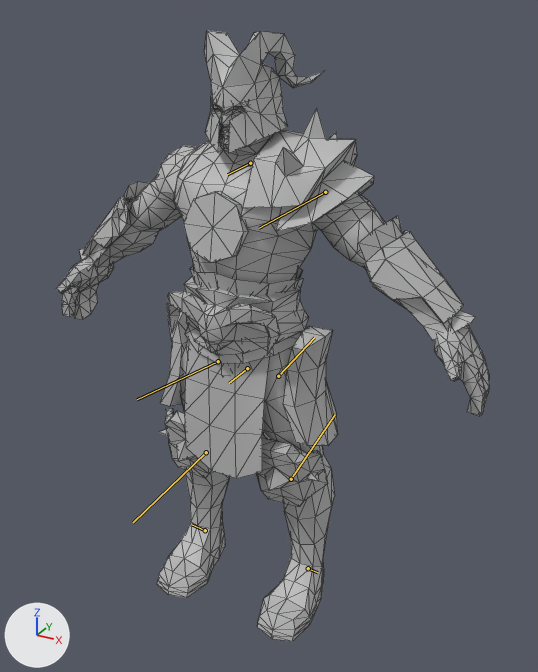
Two versions of the FBX model FBX/worrior.fbx, one commit apart.
Rendered twice from a 50 mm camera at (0.0153, -0.0253, 0.0269) aimed at (0.001, 0.0006, 0.0139). The axes (+X, +Y, +Z) are drawn at lower left. The lights are the same throughout. The bones that change are drawn over the model as lines. Mesh edges are drawn as thin lines.

Objects in the first picture: 'Worrior'.
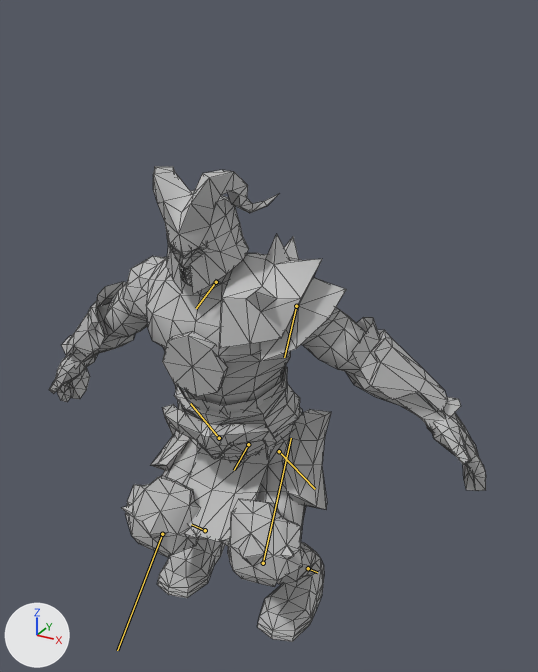
The newer file adds an action. The first version stands in its rest pose; the second is drawn at frame 56 of the action 'jump'.

Location of each change, (x1, y1, x2, y2) in pixels of the pictures (538 x 672 px):
'Worrior', posed (22% shorter)
    before: (56, 30, 489, 642)
    after: (49, 166, 486, 642)
bone 'QuickRigCharacter_Hips', root to tip
    before: (247, 368) to (229, 383)
    after: (248, 444) to (234, 470)
bone 'QuickRigCharacter_LeftUpLeg', root to tip
    before: (278, 376) to (314, 337)
    after: (279, 451) to (315, 489)
bone 'QuickRigCharacter_LeftLeg', root to tip
    before: (291, 479) to (335, 414)
    after: (263, 563) to (291, 438)
bone 'QuickRigCharacter_RightUpLeg', root to tip
    before: (218, 361) to (137, 399)
    after: (219, 438) to (190, 403)
bone 'QuickRigCharacter_RightLeg', root to tip
    before: (206, 452) to (133, 522)
    after: (162, 534) to (117, 650)
bone 'QuickRigCharacter_LeftArm', root to tip
    before: (325, 192) to (259, 228)
    after: (296, 306) to (284, 357)
bone 'QuickRigCharacter_Neck', root to tip
    before: (250, 163) to (227, 174)
    after: (216, 282) to (196, 308)

The change, as a diff of the scene's bpy script:
```diff
--- a/FBX/worrior.fbx.py
+++ b/FBX/worrior.fbx.py
@@ bone_quickrigcharacter_hips @@
 bone_quickrigcharacter_hips = bpy.data.objects['Armature'].pose.bones['QuickRigCharacter_Hips']  # child of 'QuickRigCharacter_Reference'
-bone_quickrigcharacter_hips.location = (0.0, 0.0, 0.0)
-bone_quickrigcharacter_hips.rotation_quaternion = (1.0, 0.0, 0.0, 0.0)  # degrees (0, 0, 0)
+bone_quickrigcharacter_hips.location = (-0.402, 0.002, 0.0)
+bone_quickrigcharacter_hips.rotation_quaternion = (0.988, 0.038, 0.006, 0.15)  # degrees (4, 0, 17)
@@ bone_quickrigcharacter_leftupleg @@
 bone_quickrigcharacter_leftupleg = bpy.data.objects['Armature'].pose.bones['QuickRigCharacter_LeftUpLeg']  # child of 'QuickRigCharacter_Hips'
-bone_quickrigcharacter_leftupleg.rotation_quaternion = (1.0, 0.0, 0.0, 0.0)  # degrees (0, 0, 0)
+bone_quickrigcharacter_leftupleg.rotation_quaternion = (0.835, 0.006, -0.012, -0.551)  # degrees (1, -1, -67)
@@ bone_quickrigcharacter_leftleg @@
 bone_quickrigcharacter_leftleg = bpy.data.objects['Armature'].pose.bones['QuickRigCharacter_LeftLeg']  # child of 'QuickRigCharacter_LeftUpLeg'
-bone_quickrigcharacter_leftleg.rotation_quaternion = (1.0, 0.0, 0.0, 0.0)  # degrees (0, 0, 0)
+bone_quickrigcharacter_leftleg.rotation_quaternion = (0.684, 0.027, 0.105, 0.722)  # degrees (11, 6, 94)
@@ bone_quickrigcharacter_leftfoot @@
 bone_quickrigcharacter_leftfoot = bpy.data.objects['Armature'].pose.bones['QuickRigCharacter_LeftFoot']  # child of 'QuickRigCharacter_LeftLeg'
-bone_quickrigcharacter_leftfoot.rotation_quaternion = (1.0, 0.0, 0.0, 0.0)  # degrees (0, 0, 0)
+bone_quickrigcharacter_leftfoot.rotation_quaternion = (0.926, 0.072, 0.007, -0.371)  # degrees (7, 4, -43)
@@ bone_quickrigcharacter_rightupleg @@
 bone_quickrigcharacter_rightupleg = bpy.data.objects['Armature'].pose.bones['QuickRigCharacter_RightUpLeg']  # child of 'QuickRigCharacter_Hips'
-bone_quickrigcharacter_rightupleg.rotation_quaternion = (1.0, 0.0, 0.0, 0.0)  # degrees (0, 0, 0)
+bone_quickrigcharacter_rightupleg.rotation_quaternion = (0.849, 0.018, -0.031, -0.527)  # degrees (4, -2, -64)
@@ bone_quickrigcharacter_rightleg @@
 bone_quickrigcharacter_rightleg = bpy.data.objects['Armature'].pose.bones['QuickRigCharacter_RightLeg']  # child of 'QuickRigCharacter_RightUpLeg'
-bone_quickrigcharacter_rightleg.rotation_quaternion = (1.0, 0.0, 0.0, 0.0)  # degrees (0, 0, 0)
+bone_quickrigcharacter_rightleg.rotation_quaternion = (0.679, -0.003, 0.075, 0.73)  # degrees (6, 6, 94)
@@ bone_quickrigcharacter_rightfoot @@
 bone_quickrigcharacter_rightfoot = bpy.data.objects['Armature'].pose.bones['QuickRigCharacter_RightFoot']  # child of 'QuickRigCharacter_RightLeg'
-bone_quickrigcharacter_rightfoot.rotation_quaternion = (1.0, 0.0, 0.0, 0.0)  # degrees (0, 0, 0)
+bone_quickrigcharacter_rightfoot.rotation_quaternion = (0.914, 0.022, 0.02, -0.404)  # degrees (1, 3, -48)
@@ bone_quickrigcharacter_leftarm @@
 bone_quickrigcharacter_leftarm = bpy.data.objects['Armature'].pose.bones['QuickRigCharacter_LeftArm']  # child of 'QuickRigCharacter_LeftShoulder'
-bone_quickrigcharacter_leftarm.rotation_quaternion = (1.0, 0.0, 0.0, 0.0)  # degrees (0, 0, 0)
+bone_quickrigcharacter_leftarm.rotation_quaternion = (0.97, -0.243, 0.0, 0.0)  # degrees (-28, 0, 0)
@@ bone_quickrigcharacter_neck @@
 bone_quickrigcharacter_neck = bpy.data.objects['Armature'].pose.bones['QuickRigCharacter_Neck']  # child of 'QuickRigCharacter_Spine2'
-bone_quickrigcharacter_neck.rotation_quaternion = (1.0, 0.0, 0.0, 0.0)  # degrees (0, 0, 0)
+bone_quickrigcharacter_neck.rotation_quaternion = (0.999, 0.0, 0.0, -0.039)  # degrees (0, 0, -4)
```
